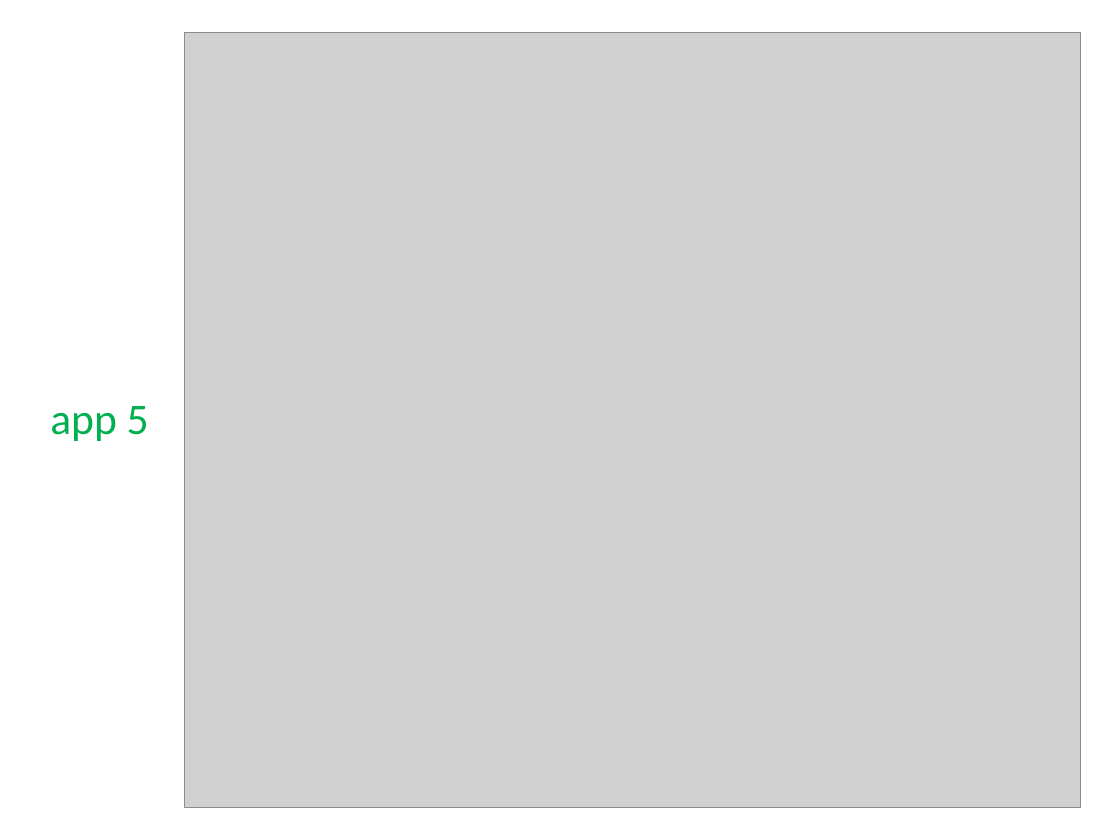
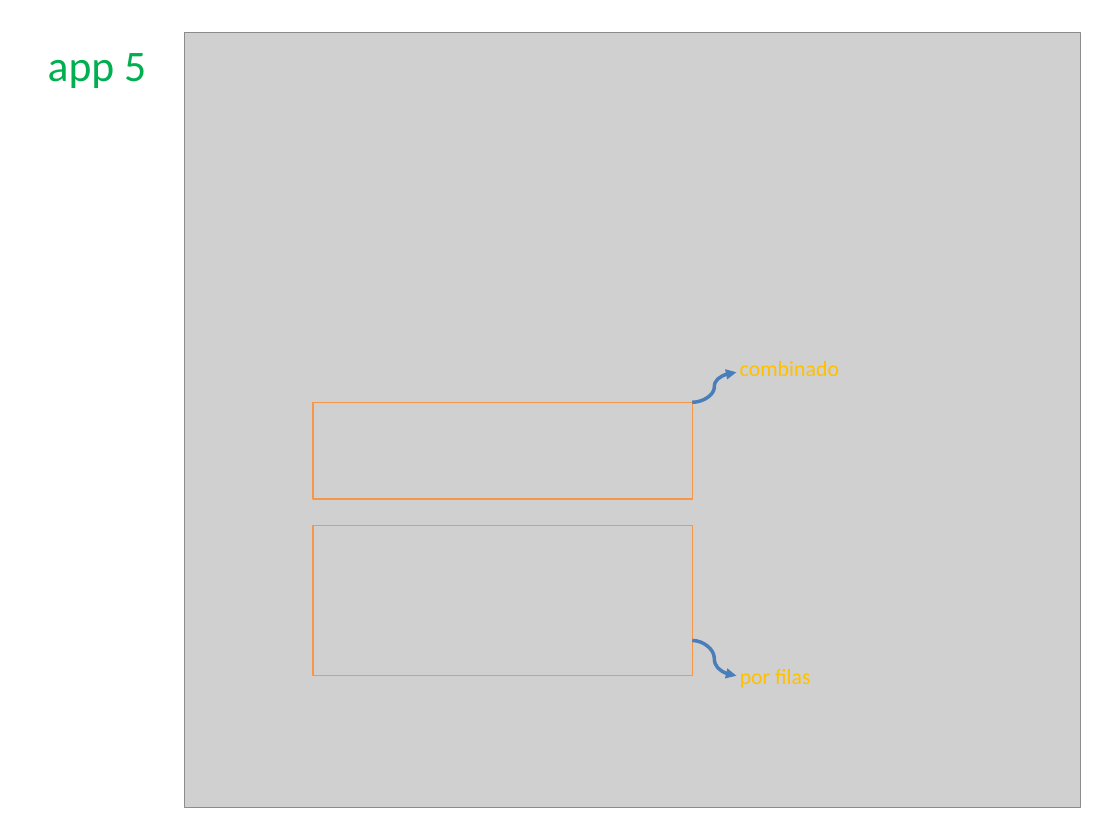
Before and after one commit to vburguete/taller_shiny, a slide deck: slide 10 of documentation/Shiny.pptx. Drawn at 1120x840 pixels with LibreOffice and Linux fonts; fonts in the diff are those of the drawing; grey boxes stand for pictures. Boxes give left, top, right and bottom in pixels: in the first picture for what was removed or moved away, otherwise in the second. Text is boxed around its words. In the diff, an @@ line names an element or a change of style, - is before the commit and + after.

```diff
--- a/documentation/Shiny.pptx
+++ b/documentation/Shiny.pptx
@@ text "app 5": place and size @@
-text "app 5" at (50, 406, 149, 441)
+text "app 5" at (48, 53, 146, 88)
@@ curved arrow added from (692, 402) to (736, 372), #4B7EBC 2.25 pt @@
@@ text added at (740, 361, 839, 376), 14 pt, text #FFC000 @@
+combinado
@@ rectangle added at (314, 402, 693, 498), outline #F79646 0.75 pt @@
@@ rectangle added at (314, 525, 693, 675), outline #F79646 0.75 pt @@
@@ curved arrow added from (692, 641) to (736, 675), #4B7EBC 2.25 pt @@
@@ text added at (740, 669, 811, 688), 14 pt, text #FFC000 @@
+por filas
```
Also in this commit, not shown: 9 other slides changed, 5 slides added, 1 slide removed.
